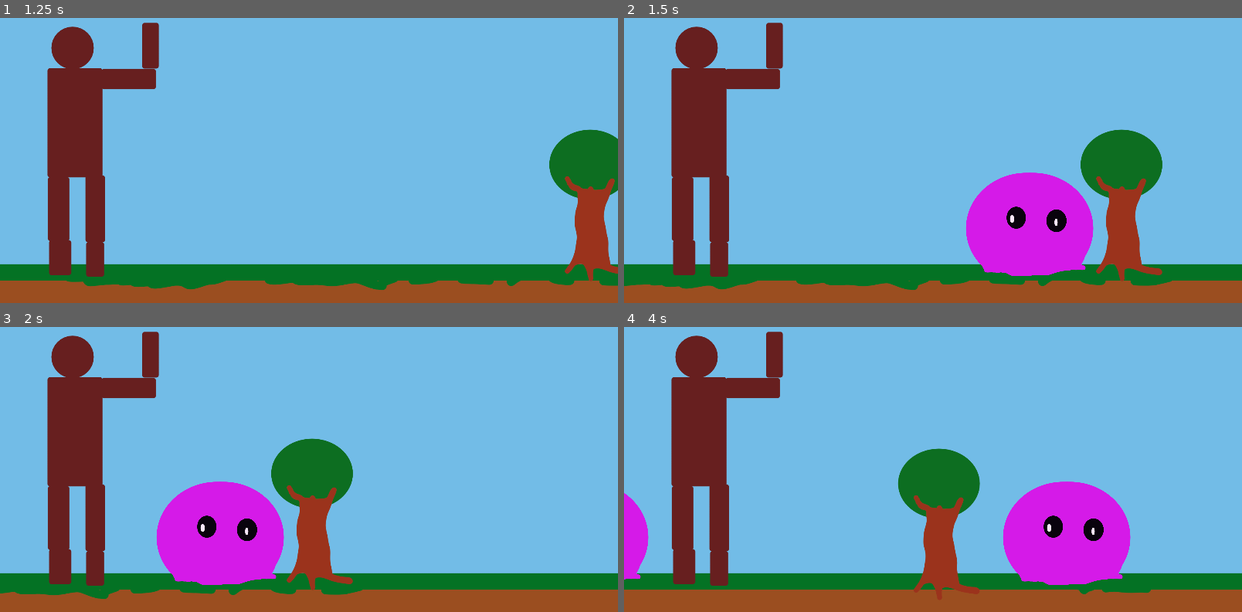
Above: before the commit, frames 1-4 (two rows, left to right).
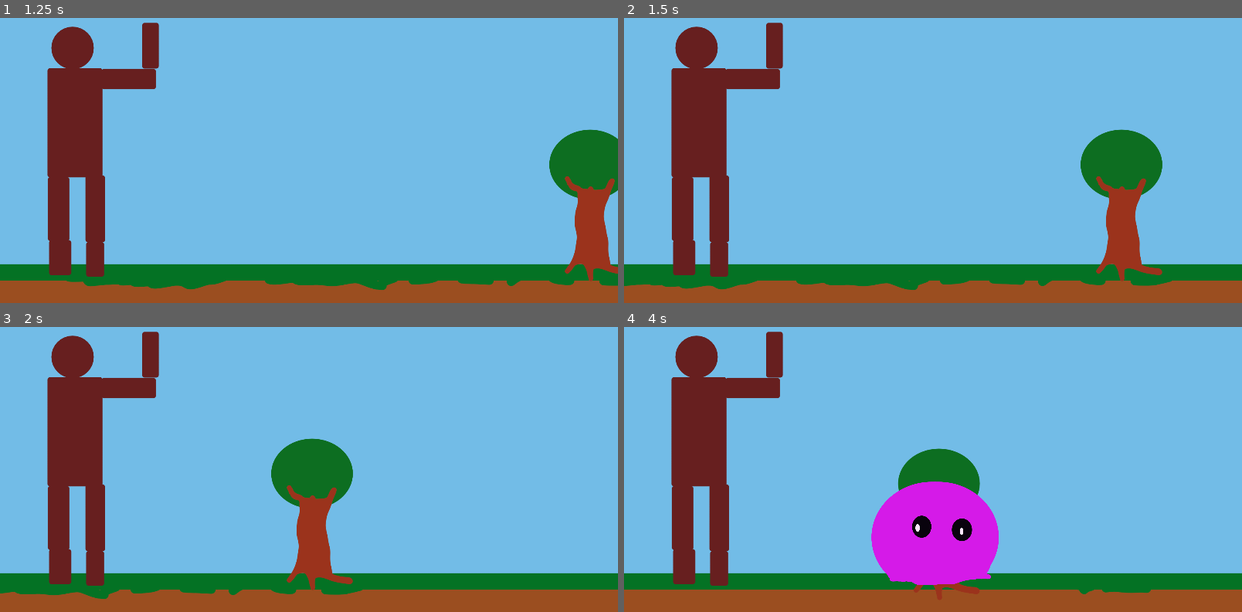
Above: after the commit, the same moments.

Repository: S-Blanco/GMTK_gamejam2023
Game: Godot game, scene res://Src/TestEnemyMovement.tscn
The game is run twice, just before and just after one commit, with the same random seed, the same clock (stepped at 60 frames per second) and the same inputs. The project has no main scene, so this scene is started directly.
Inputs:
- Up to frame 1 (1.25 s): no input
- Up to frame 2 (1.5 s): no input
- Up to frame 3 (2 s): no input
- Up to frame 4 (4 s): no input

Frame 1 is identical in both runs. In frame 2, 6.2% of the frame differs, in the area x 55-76%, y 54-91%; in frame 3, 6.2%; in frame 4, 13%, in the area x 0-82%, y 54-91%.

Commit message:
Cleaned folders and dependencies

Diff:
--- a/Game/Src/Enemy.tscn
+++ b/Game/Src/Characters/Enemy.tscn
@@ -1,6 +1,6 @@
 [gd_scene load_steps=3 format=2]
 
-[ext_resource path="res://Enemy.gd" type="Script" id=1]
+[ext_resource path="res://Src/Characters/Enemy.gd" type="Script" id=1]
 [ext_resource path="res://Assets/Characters/Enemies/Blob.png" type="Texture" id=2]
 
 [node name="Enemy" type="KinematicBody2D"]
--- a/Game/Src/StatsEnemy.tscn
+++ b/Game/Src/Characters/StatsEnemy.tscn
@@ -1,6 +1,6 @@
 [gd_scene load_steps=2 format=2]
 
-[ext_resource path="res://Src/StatsEnemy.gd" type="Script" id=1]
+[ext_resource path="res://Src/Characters/StatsEnemy.gd" type="Script" id=1]
 
 [node name="StatsEnemy" type="Node"]
 script = ExtResource( 1 )
--- a/Game/Src/StatsGen.tscn
+++ b/Game/Src/Characters/StatsGen.tscn
@@ -1,6 +1,6 @@
 [gd_scene load_steps=2 format=2]
 
-[ext_resource path="res://Src/StatsGen.gd" type="Script" id=1]
+[ext_resource path="res://Src/Characters/StatsGen.gd" type="Script" id=1]
 
 [node name="StatsGen" type="Node"]
 script = ExtResource( 1 )
--- a/Game/Src/StatsHero.tscn
+++ b/Game/Src/Characters/StatsHero.tscn
@@ -1,6 +1,6 @@
 [gd_scene load_steps=2 format=2]
 
-[ext_resource path="res://Src/StatsHero.gd" type="Script" id=1]
+[ext_resource path="res://Src/Characters/StatsHero.gd" type="Script" id=1]
 
 [node name="StatsHero" type="Node"]
 script = ExtResource( 1 )
--- a/Game/Src/Enemy.gd
+++ /dev/null
@@ -1,3 +0,0 @@
-extends Node
-
-onready var stats = $StatsEnemy
--- a/Game/Src/TestEnemyMovement.gd
+++ b/Game/Src/TestEnemyMovement.gd
@@ -8,8 +8,8 @@
 onready var Bckgnd = $Background/TextureRect
 onready var stopScroll = 500
 onready var scrollDist = 0
-export(PackedScene) var Enemy_scn = preload("res://Src/Enemy.tscn")
-export(int) var spawn_position = 1500
+export(PackedScene) var Enemy_scn = preload("res://Src/Characters/Enemy.tscn")
+export(int) var spawn_position = 2800
 export(int) var spawn_y = 760
 
 var base_scroll_speed
--- a/Game/Src/TestEnemyMovement.tscn
+++ b/Game/Src/TestEnemyMovement.tscn
@@ -1,8 +1,8 @@
 [gd_scene load_steps=4 format=2]
 
-[ext_resource path="res://Src/Background.tscn" type="PackedScene" id=2]
+[ext_resource path="res://Src/World/Background.tscn" type="PackedScene" id=2]
 [ext_resource path="res://Src/TestEnemyMovement.gd" type="Script" id=3]
-[ext_resource path="res://Src/Character.tscn" type="PackedScene" id=4]
+[ext_resource path="res://Src/Characters/Character.tscn" type="PackedScene" id=4]
 
 [node name="TestEnemyMovement" type="Control"]
 margin_right = 40.0
--- a/Game/GloryUI.tscn
+++ b/Game/Src/UI/GloryUI.tscn
@@ -1,8 +1,8 @@
 [gd_scene load_steps=4 format=2]
 
-[ext_resource path="res://GloryUI.gd" type="Script" id=1]
-[ext_resource path="res://gold_background.png" type="Texture" id=2]
-[ext_resource path="res://yellow_bar.png" type="Texture" id=3]
+[ext_resource path="res://Src/UI/GloryUI.gd" type="Script" id=1]
+[ext_resource path="res://Assets/UI/gold_background.png" type="Texture" id=2]
+[ext_resource path="res://Assets/UI/yellow_bar.png" type="Texture" id=3]
 
 [node name="GloryUI" type="Control"]
 margin_top = 1.0
--- a/Game/Src/Background.tscn
+++ b/Game/Src/World/Background.tscn
@@ -1,7 +1,7 @@
 [gd_scene load_steps=5 format=2]
 
 [ext_resource path="res://Assets/Background/Background.png" type="Texture" id=1]
-[ext_resource path="res://Src/Background.gd" type="Script" id=2]
+[ext_resource path="res://Src/World/Background.gd" type="Script" id=2]
 
 [sub_resource type="Shader" id=1]
 code = "shader_type canvas_item;
--- a/Game/Src/world.tscn
+++ b/Game/Src/World/world.tscn
@@ -1,7 +1,7 @@
-[gd_scene format=2]
+[gd_scene load_steps=3 format=2]
 
-[ext_resource path="res://GloryUI.tscn" type="PackedScene" id=1]
-[ext_resource path="res://sword.tscn" type="PackedScene" id=2]
+[ext_resource path="res://Src/UI/GloryUI.tscn" type="PackedScene" id=1]
+[ext_resource path="res://Src/Objects/sword.tscn" type="PackedScene" id=2]
 
 [node name="world" type="Node2D"]
 
--- a/Game/project.godot
+++ b/Game/project.godot
@@ -12,17 +12,17 @@
 "base": "StatsGen",
 "class": "StatsEnemy",
 "language": "GDScript",
-"path": "res://Src/StatsEnemy.gd"
+"path": "res://Src/Characters/StatsEnemy.gd"
 }, {
 "base": "Node",
 "class": "StatsGen",
 "language": "GDScript",
-"path": "res://Src/StatsGen.gd"
+"path": "res://Src/Characters/StatsGen.gd"
 }, {
 "base": "StatsGen",
 "class": "StatsHero",
 "language": "GDScript",
-"path": "res://Src/StatsHero.gd"
+"path": "res://Src/Characters/StatsHero.gd"
 } ]
 _global_script_class_icons={
 "StatsEnemy": "",
Renamed: Game/gold_background.png -> Game/Assets/UI/gold_background.png
Not shown, changed: Game/Assets/UI/gold_background.png.import
Renamed: Game/yellow_bar.png -> Game/Assets/UI/yellow_bar.png
Not shown, changed: Game/Assets/UI/yellow_bar.png.import
Renamed: Game/Src/Character.tscn -> Game/Src/Characters/Character.tscn
Renamed: Game/Enemy.gd -> Game/Src/Characters/Enemy.gd
Renamed: Game/Src/StatsEnemy.gd -> Game/Src/Characters/StatsEnemy.gd
Renamed: Game/Src/StatsGen.gd -> Game/Src/Characters/StatsGen.gd
Renamed: Game/Src/StatsHero.gd -> Game/Src/Characters/StatsHero.gd
Renamed: Game/sword.tscn -> Game/Src/Objects/sword.tscn
Renamed: Game/GloryUI.gd -> Game/Src/UI/GloryUI.gd
Renamed: Game/Src/Background.gd -> Game/Src/World/Background.gd
